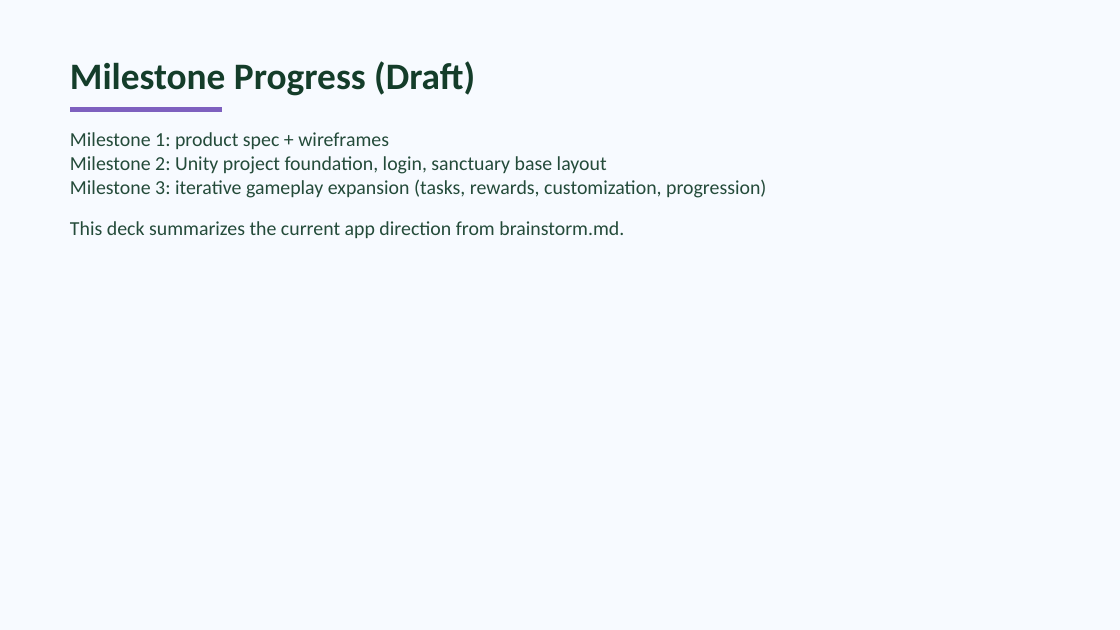
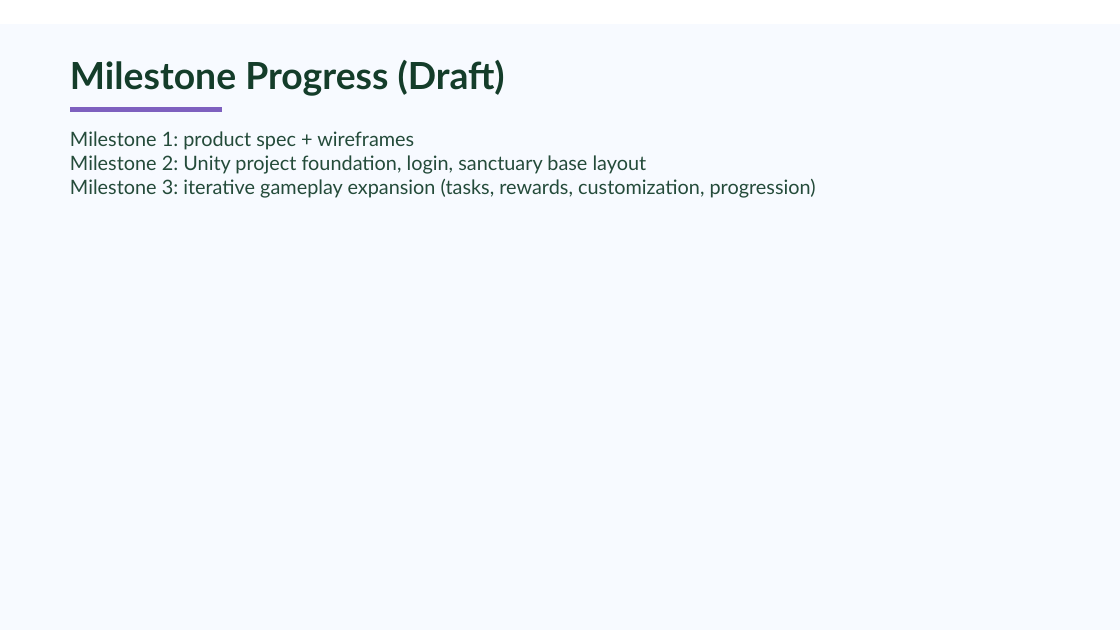
Before and after one commit to krissalinas92/PocketSanctuary, a slide deck: slide 8 of PocketSanctuary/PocketSanctuary-App-Overview.pptx. Drawn at 1120x630 pixels with LibreOffice and Linux fonts; fonts in the diff are those of the drawing. Boxes give left, top, right and bottom in pixels: in the first picture for what was removed or moved away, otherwise in the second. Text is boxed around its words. In the diff, an @@ line names an element or a change of style, - is before the commit and + after.

Commit message:
Tweaked progression and Tasks/Rewards system

```diff
--- a/PocketSanctuary/PocketSanctuary-App-Overview.pptx
+++ b/PocketSanctuary/PocketSanctuary-App-Overview.pptx
@@ rectangle resized from (x1=0, y1=0, x2=1120, y2=630) to (x1=0, y1=25, x2=1120, y2=630) @@
@@ text "Milestone Progress (Draft)" at (x1=70, y1=60, x2=505, y2=96): font Calibri to Lato @@
@@ text "Milestone 1: product spec + ..." at (x1=70, y1=131, x2=816, y2=198): font Calibri to Lato @@
@@ text at (x1=70, y1=221, x2=624, y2=238): paragraph removed @@
-This deck summarizes the current app direction from brainstorm.md.
```
Also in this commit, not shown: 8 other slides changed, 1 slide added, 14 other files.
